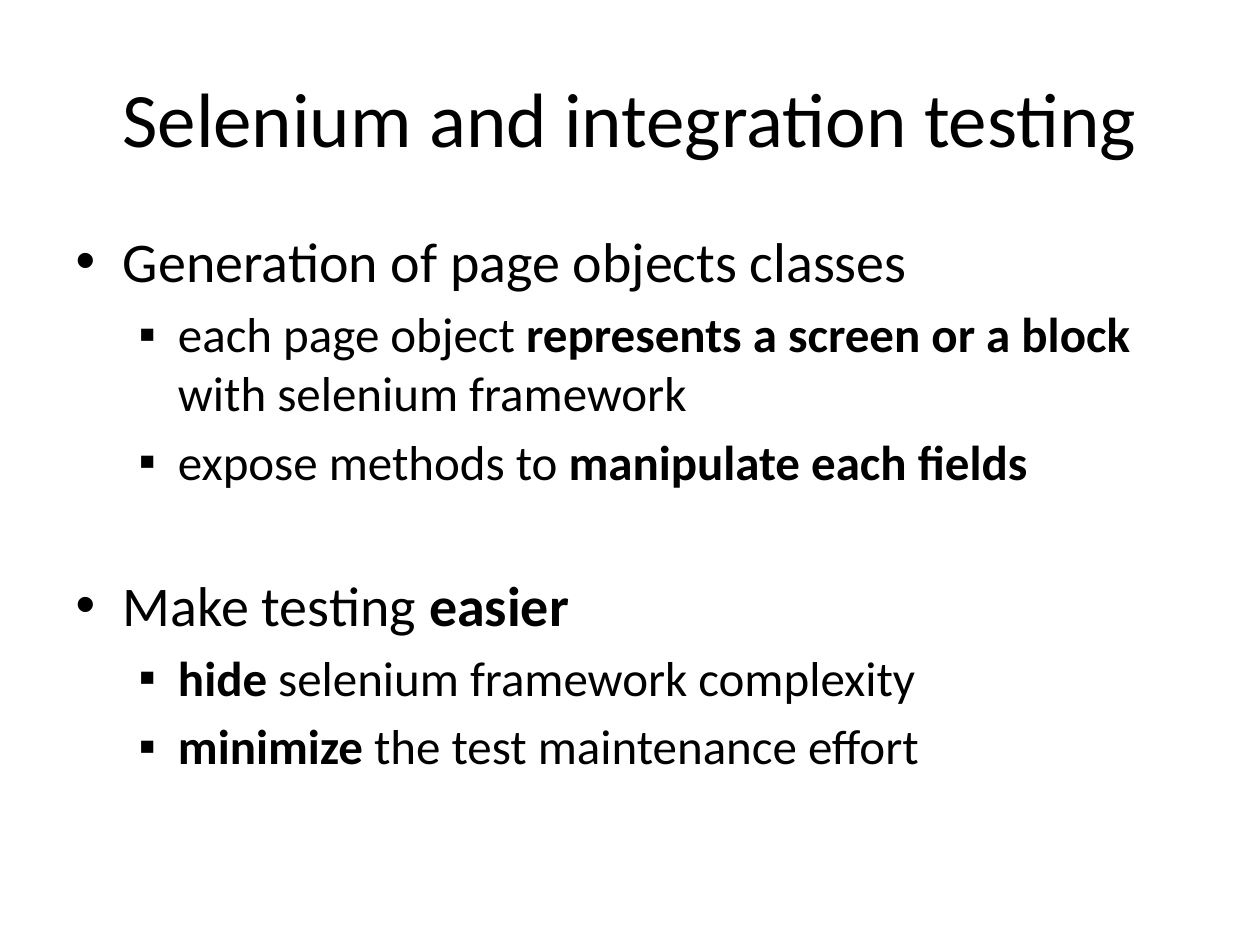
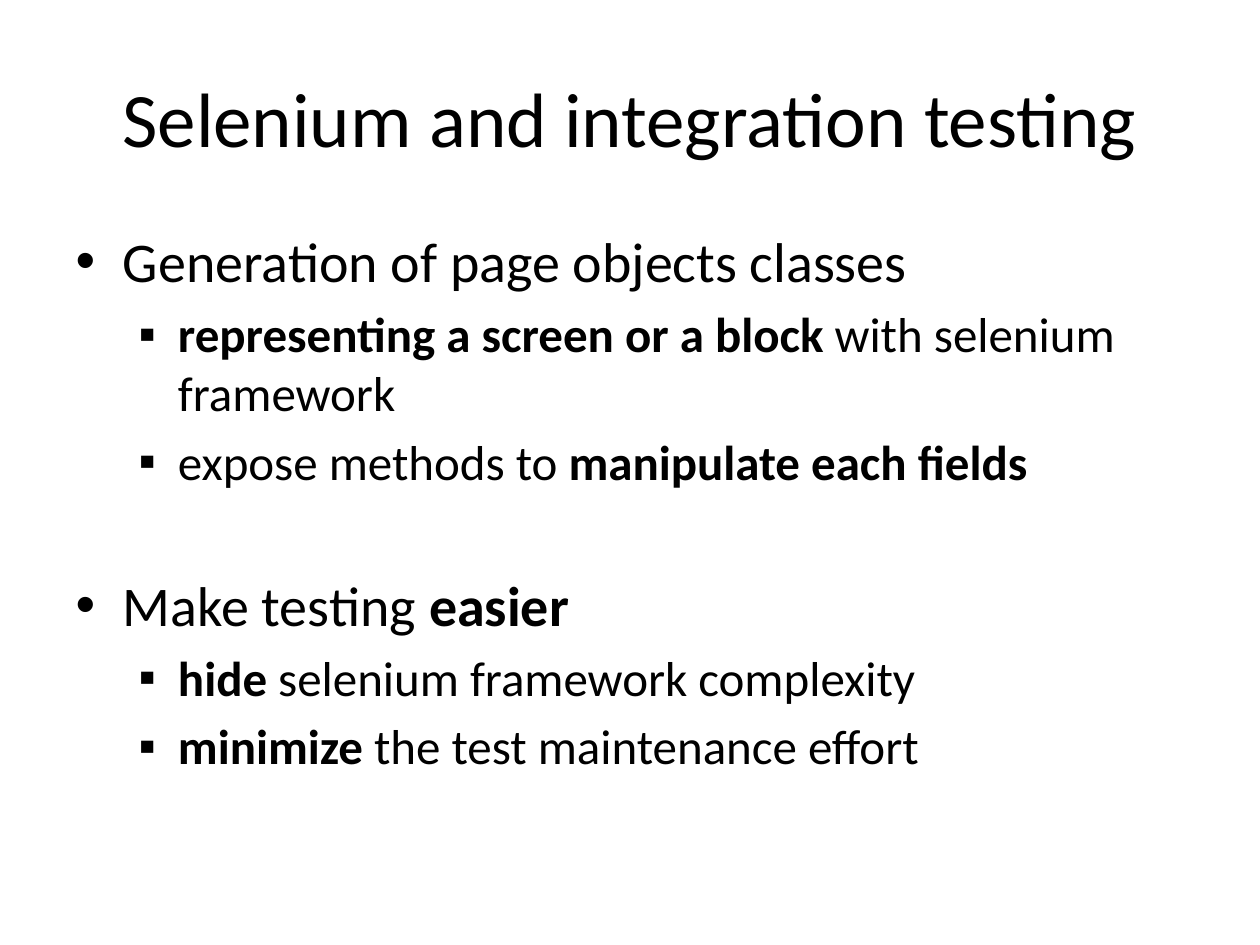
Before and after one commit to lesfurets/mdl4ui, a slide deck: slide 47 of mdl4ui-docs/mdl4ui_cg2013_jba_draft.pptx. Drawn at 1260x945 pixels with LibreOffice and Linux fonts; fonts in the diff are those of the drawing. Boxes give left, top, right and bottom in pixels: in the first picture for what was removed or moved away, otherwise in the second. Text is boxed around its words. In the diff, an @@ line names an element or a change of style, - is before the commit and + after.

Commit message:
unit test fixes
ppt slides update about testing

```diff
--- a/mdl4ui-docs/mdl4ui_cg2013_jba_draft.pptx
+++ b/mdl4ui-docs/mdl4ui_cg2013_jba_draft.pptx
@@ text at box(178, 317, 1115, 412): text changed; bold on @@
-  ▪ each page object represents a screen or a block with selenium framework
+  ▪ representing a screen or a block with selenium framework
```
Also in this commit, not shown: 4 other slides changed, 1 other file.
